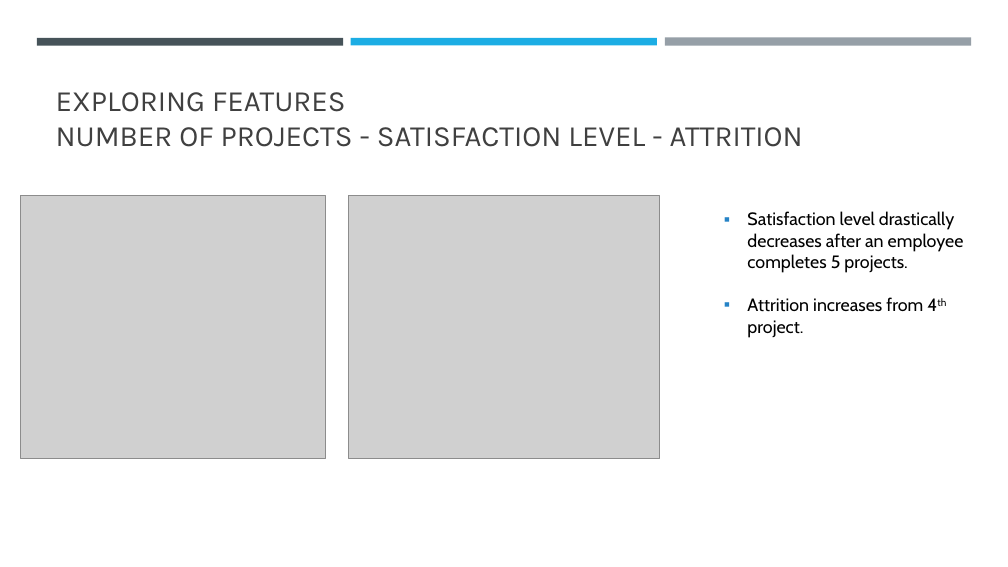
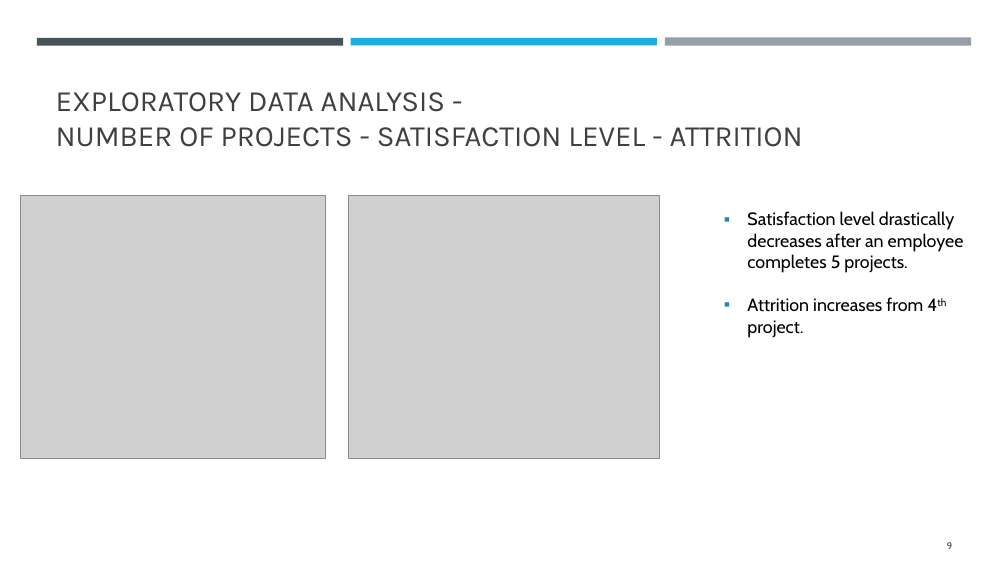
Before and after one commit to IsabelleUslu/InstituteOfDataLabs, a slide deck: slide 9 of IOD Projects/MP2New/New - Predicting Employee Attrition.pptx. Drawn at 1008x567 pixels with LibreOffice and Linux fonts; fonts in the diff are those of the drawing; grey boxes stand for pictures. Boxes give left, top, right and bottom in pixels: in the first picture for what was removed or moved away, otherwise in the second. Text is boxed around its words. In the diff, an @@ line names an element or a change of style, - is before the commit and + after.

```diff
--- a/IOD Projects/MP2New/New - Predicting Employee Attrition.pptx
+++ b/IOD Projects/MP2New/New - Predicting Employee Attrition.pptx
@@ title at (56, 92, 803, 147): text changed @@
-EXPLORING FEATURES
-NUMBER OF PROJECTS - SATISFACTION LEVEL - ATTRITION
+EXPLORATORY DATA ANALYSIS -
+NUMBER OF PROJECTS - SATISFACTION LEVEL - ATTRITION
@@ page number added at (947, 542, 952, 549), 9 pt, text #404040 @@
+9
```
Also in this commit, not shown: 17 other slides changed, 1 slide added, 2 other files.
